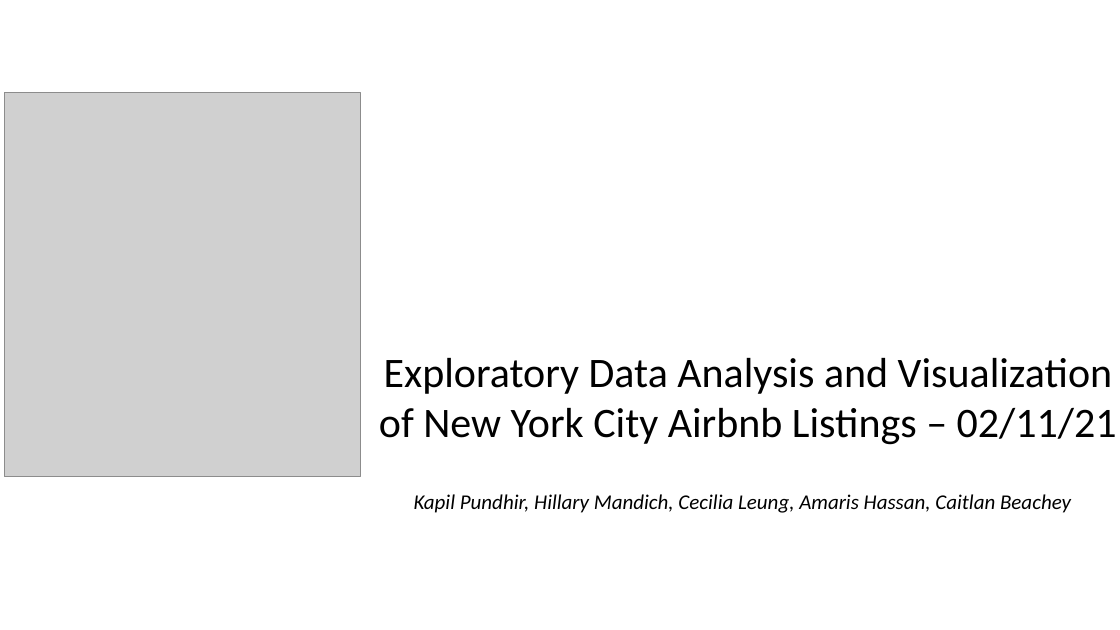
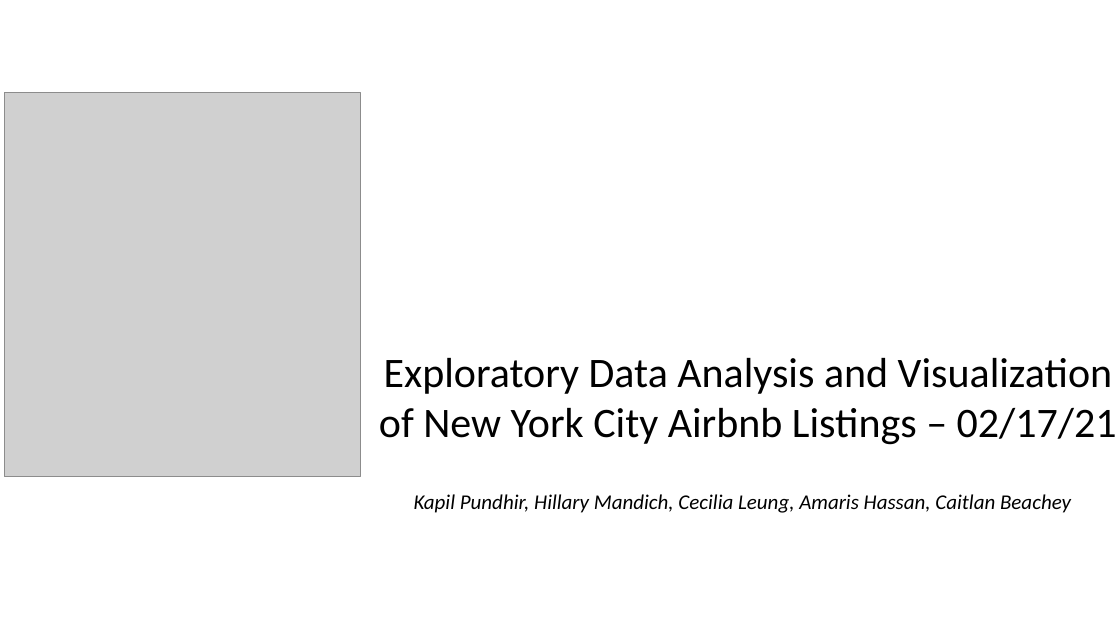
Before and after one commit to kman4/Airbnb_analysis_NYC, a slide deck: slide 1 of Airbnb NYC Analysis Presentation Deck.pptx. Drawn at 1120x630 pixels with LibreOffice and Linux fonts; fonts in the diff are those of the drawing; grey boxes stand for pictures. Boxes give left, top, right and bottom in pixels: in the first picture for what was removed or moved away, otherwise in the second. Text is boxed around its words. In the diff, an @@ line names an element or a change of style, - is before the commit and + after.

```diff
--- a/Airbnb NYC Analysis Presentation Deck.pptx
+++ b/Airbnb NYC Analysis Presentation Deck.pptx
@@ text at (x1=379, y1=358, x2=1117, y2=445): text changed @@
-Exploratory Data Analysis and Visualization of New York City Airbnb Listings – 02/11/21
+Exploratory Data Analysis and Visualization of New York City Airbnb Listings – 02/17/21
```
Also in this commit, not shown: 8 other slides changed, 7 slides added, 2 slides removed.
